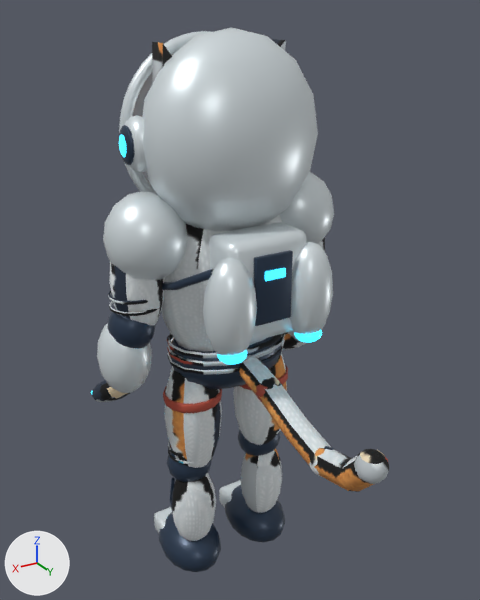
The FBX model Assets/Alterverse/Resources/AuthoredHeroes/Timmy.fbx: old version first, new version second.
Both versions are drawn from a 50 mm lens placed at (0.956, 1.673, 1.857), pointed at (0.022, 0.116, 1.078). The lights are fixed; the arrows at lower left show +X, +Y and +Z. The picture after the commit comes second. Vertices at exactly the same position are counted once.

Names of what the first picture shows: 'DF_Anatomy' and 1 more.
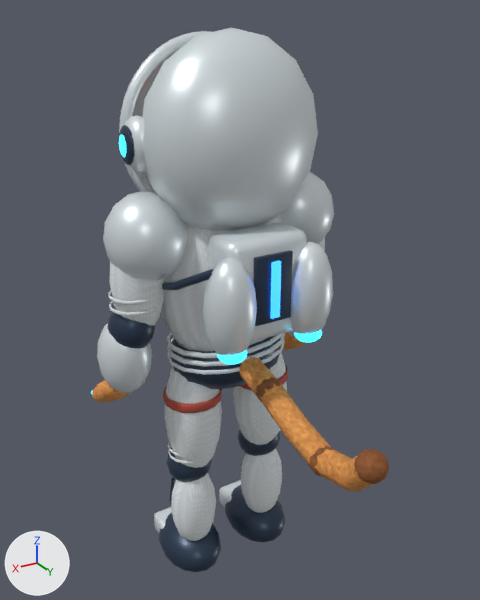
Location of each change, (x1, y1, x2, y2) in pixels of the pictures (480 x 600 px; the box of a moved part takes in the faces that stretch with it):
```json
{"part": 1, "of": "me_sphere", "change": "moved or reshaped", "before": [265, 268, 286, 281], "after": [270, 261, 281, 319]}
{"part": 2, "of": "me_sphere", "change": "deleted", "before": [152, 39, 286, 84], "on screen": "mostly hidden"}
{"part": 3, "of": "me_sphere", "change": "surface changed", "before": [92, 40, 389, 522], "after": [92, 40, 389, 522]}
```

Scene script edits in JSON lines:
```json
{"op": "add", "block": "mat_timmy_blue_back_stripe_energy", "code": ["mat_timmy_blue_back_stripe_energy = principled_material('Timmy blue back stripe energy')", "mat_timmy_blue_back_stripe_energy.base_color = (0.025, 0.22, 1.0)  # blue #2c81ff", "mat_timmy_blue_back_stripe_energy.metallic = 0.25", "mat_timmy_blue_back_stripe_energy.roughness = 0.36", "mat_timmy_blue_back_stripe_energy.emission_color = (0.025, 0.22, 1.0)  # blue #2c81ff", "mat_timmy_blue_back_stripe_energy.emission_strength = 3.0"]}
{"block": "me_sphere", "where": "# used by ob_df_anatomy; location = (0.0, 0.0, 1.11)"}
{"op": "remove", "block": "me_sphere", "code": "me_sphere.from_pydata(...)  # 8655 vertices, 9107 faces; spans x -0.42..0.42, y -0.28..0.74, z -1.1..0.71"}
{"op": "add", "block": "me_sphere", "code": "me_sphere.from_pydata(...)  # 8583 vertices, 9047 faces; spans x -0.42..0.42, y -0.28..0.74, z -1.1..0.71"}
{"block": "me_sphere", "change": "me_sphere part 1: the loose piece of 56 vertices spanning x -0.03..0.03, y 0.26..0.27, z 0.08..0.11 is scaled about its middle by (0.392, 1.25, 6.76), then moved by (0.0, 0.0, -0.05), in mat_timmy_blue_back_stripe_energy (blue #2c81ff, glowing blue #2c81ff)"}
{"block": "me_sphere", "change": "me_sphere part 2: 12 loose pieces with 72 vertices, spanning x -0.19..0.19, y -0.09..0.01, z 0.51..0.68, are deleted"}
{"block": "me_sphere", "change": "me_sphere part 3: 8795 kept faces spanning x -0.42..0.42, y -0.28..0.74, z -1.1..0.71 get new texture (UV) coordinates"}
{"op": "add", "block": "me_sphere", "code": "me_sphere.materials.append(mat_timmy_blue_back_stripe_energy)  # blue #2c81ff, glowing blue #2c81ff"}
```
